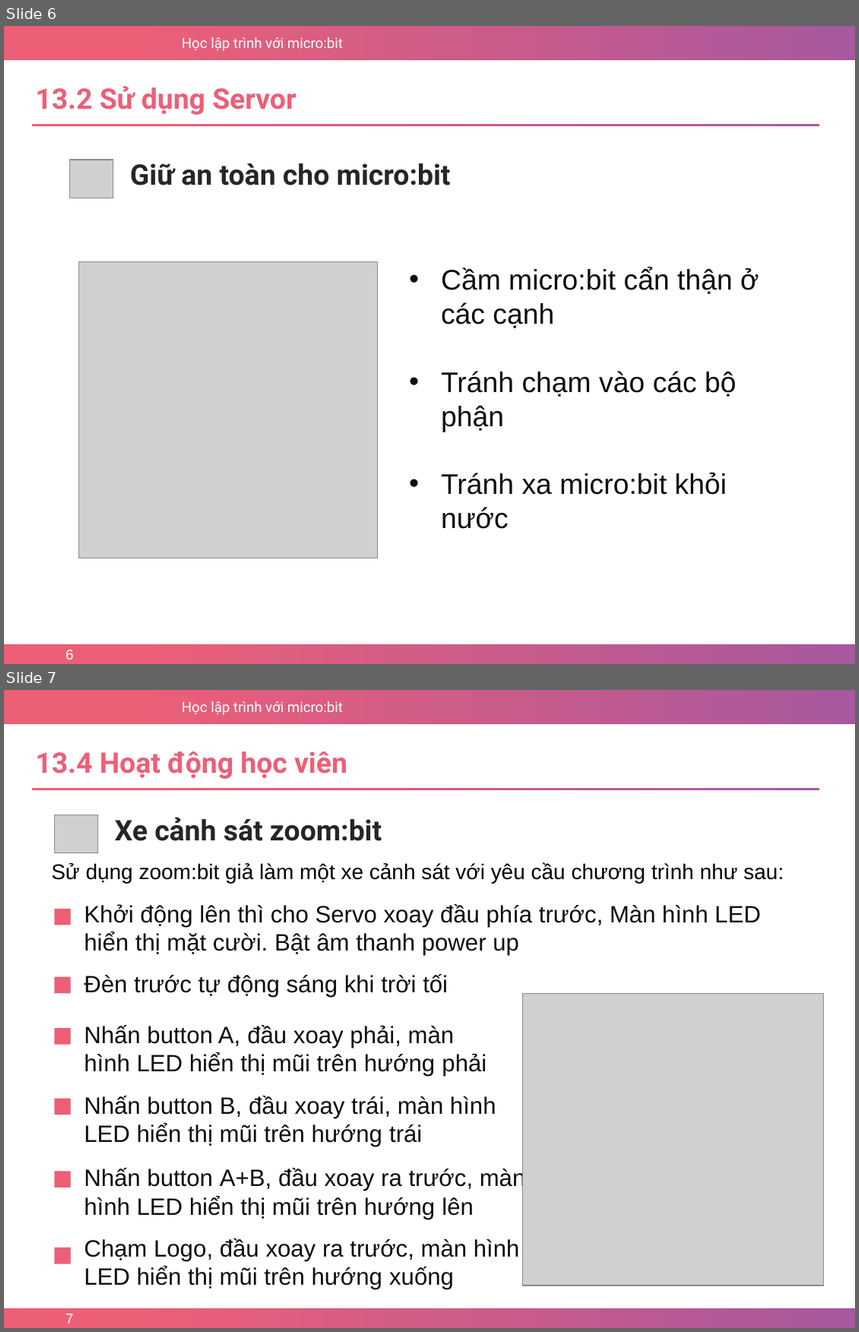
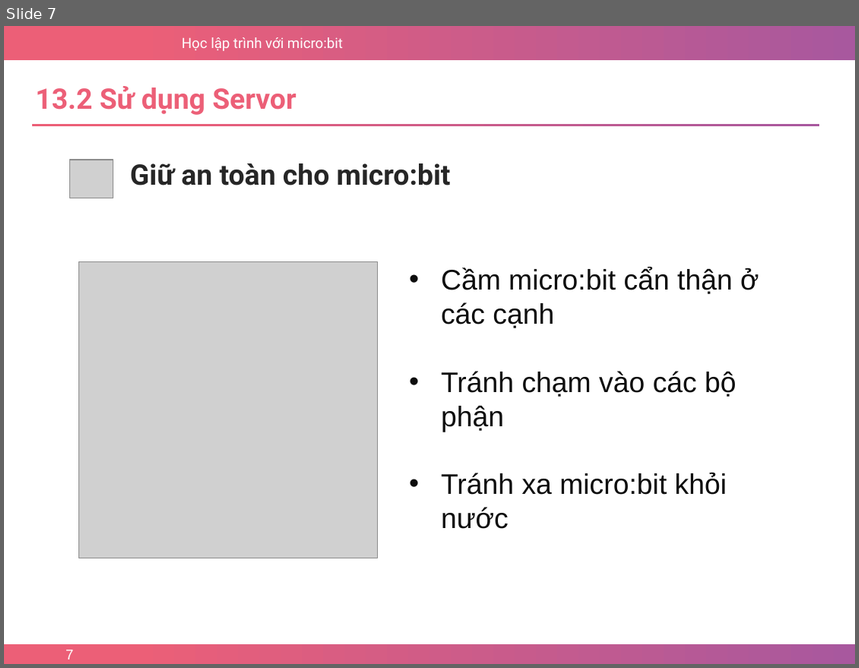
Before and after one commit to nhannn87dn/Learn-microbit, a slide deck: Lessions/Bai-15-Ultrasonic-Sensor/Bai-15-Ultrasonic-Sensor.pptx. Shown one above the other, each under a label of ours: slides 6 and 7 before the commit, slide 7 after it. The pictures are 859x1332 and 859x668 pixels, drawn with LibreOffice and Linux fonts; fonts in the diff are those of the drawing; grey boxes stand for pictures; background and template pictures are left out. Boxes give left, top, right and bottom in pixels: in the first picture for what was removed or moved away, otherwise in the second. Text is boxed around its words. In the diff, an @@ line names an element or a change of style, - is before the commit and + after.

```diff
--- a/Lessions/Bai-15-Ultrasonic-Sensor/Bai-15-Ultrasonic-Sensor.pptx
+++ b/Lessions/Bai-15-Ultrasonic-Sensor/Bai-15-Ultrasonic-Sensor.pptx
@@ slide 7 removed at (x1=4, y1=690, x2=855, y2=1328), background #FFFFFF; not listed: 3 template elements that a slide beside it also shows @@
@@ text removed at (x1=35, y1=752, x2=348, y2=779) @@
-13.4 Hoạt động học viên
@@ rectangle removed at (x1=32, y1=788, x2=819, y2=790) @@
@@ picture removed at (x1=54, y1=815, x2=97, y2=853) @@
@@ text removed at (x1=115, y1=817, x2=382, y2=841) @@
-Xe cảnh sát zoom:bit
@@ text removed at (x1=51, y1=863, x2=784, y2=883) @@
-Sử dụng zoom:bit giả làm một xe cảnh sát với yêu cầu chương trình như sau:
@@ rectangle removed at (x1=54, y1=909, x2=70, y2=925) @@
@@ text removed at (x1=84, y1=904, x2=761, y2=956) @@
-Khởi động lên thì cho Servo xoay đầu phía trước, Màn hình LED hiển thị mặt cười. Bật âm thanh power up
@@ rectangle removed at (x1=54, y1=977, x2=70, y2=993) @@
@@ text removed at (x1=84, y1=974, x2=448, y2=997) @@
-Đèn trước tự động sáng khi trời tối
@@ picture removed at (x1=522, y1=994, x2=824, y2=1286) @@
@@ rectangle removed at (x1=54, y1=1028, x2=70, y2=1044) @@
@@ text removed at (x1=84, y1=1025, x2=487, y2=1077) @@
-Nhấn button A, đầu xoay phải, màn hình LED hiển thị mũi trên hướng phải
@@ rectangle removed at (x1=54, y1=1099, x2=70, y2=1115) @@
@@ text removed at (x1=84, y1=1096, x2=496, y2=1147) @@
-Nhấn button B, đầu xoay trái, màn hình LED hiển thị mũi trên hướng trái
@@ text removed at (x1=84, y1=1168, x2=526, y2=1220) @@
-Nhấn button A+B, đầu xoay ra trước, màn hình LED hiển thị mũi trên hướng lên
@@ rectangle removed at (x1=54, y1=1171, x2=70, y2=1187) @@
@@ rectangle removed at (x1=54, y1=1248, x2=70, y2=1264) @@
@@ text removed at (x1=84, y1=1239, x2=520, y2=1290) @@
-Chạm Logo, đầu xoay ra trước, màn hình LED hiển thị mũi trên hướng xuống
@@ page number removed at (x1=66, y1=1314, x2=73, y2=1324) @@
-7
@@ what was slide 6 is now slide 7 @@
@@ page number at (x1=66, y1=650, x2=73, y2=660): text changed @@
-6
+7
```
Also in this commit, not shown: 1 slide changed, 7 slides added, 4 other slides removed, 1 other file.
